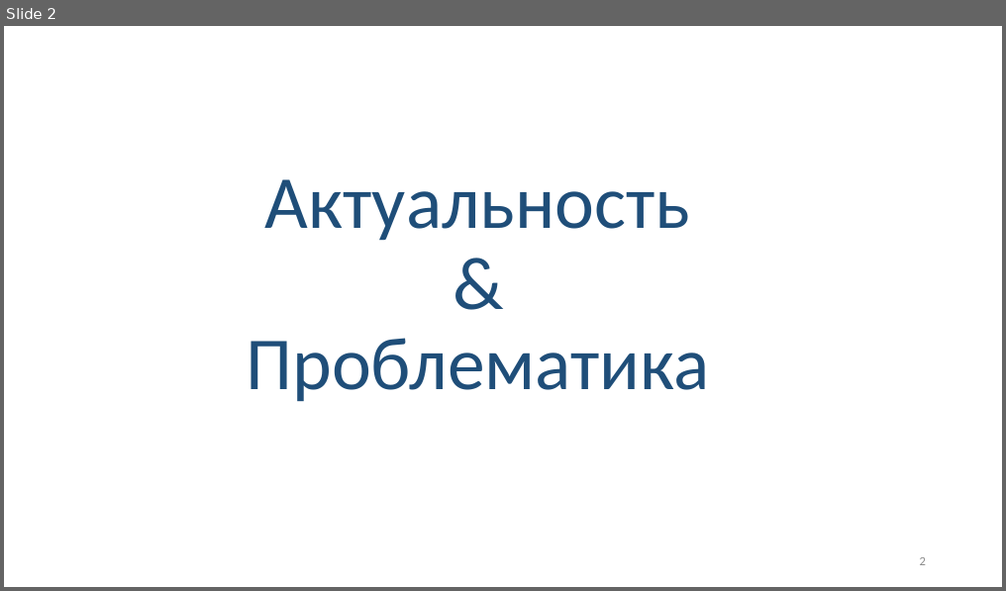
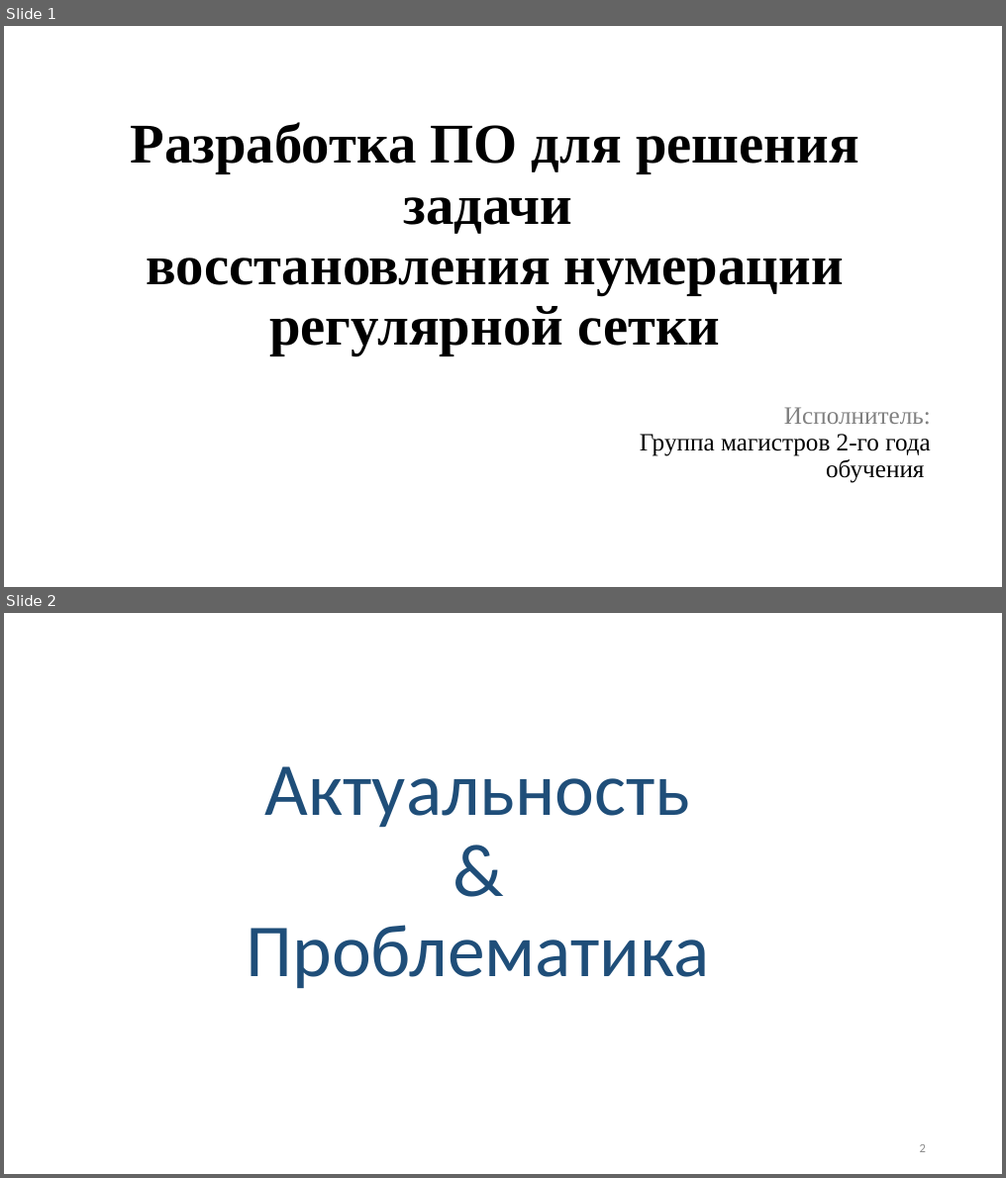
Before and after one commit to Linserous/NumericalGridGeneration, a slide deck: docs/Презентация v0.9.pptx. Shown one above the other, each under a label of ours: slide 2 before the commit, slides 1 and 2 after it. The pictures are 1006x591 and 1006x1178 pixels, drawn with LibreOffice and Linux fonts; fonts in the diff are those of the drawing. Boxes give left, top, right and bottom in pixels: in the first picture for what was removed or moved away, otherwise in the second. Text is boxed around its words. In the diff, an @@ line names an element or a change of style, - is before the commit and + after.

Commit message:
Upd presentation

```diff
--- a/docs/Презентация v0.9.pptx
+++ b/docs/Презентация v0.9.pptx
@@ slide 1 added at (x1=4, y1=26, x2=1002, y2=587), background #FFFFFF @@
@@ title added at (x1=131, y1=122, x2=859, y2=356), 54 pt, text #000000, bold @@
+Разработка ПО для решения задачи
+восстановления нумерации регулярной сетки
@@ subtitle added at (x1=640, y1=407, x2=931, y2=483), 24 pt, text #000000 @@
+Исполнитель:
+Группа магистров 2-го года обучения
```
Also in this commit, not shown: 1 slide removed.
